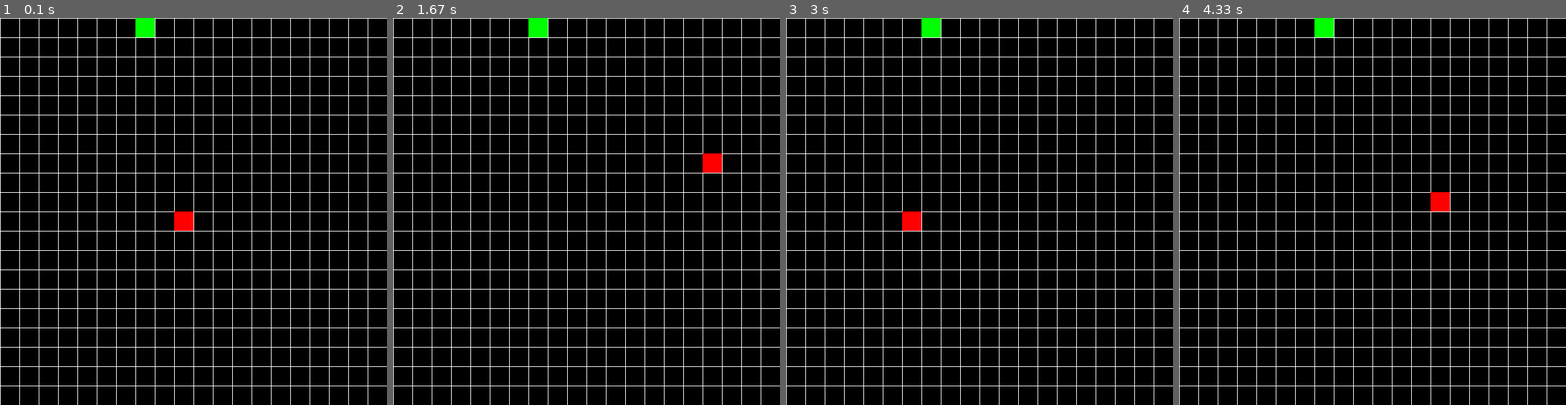
Above: before the commit, frames 1-4 (left to right).
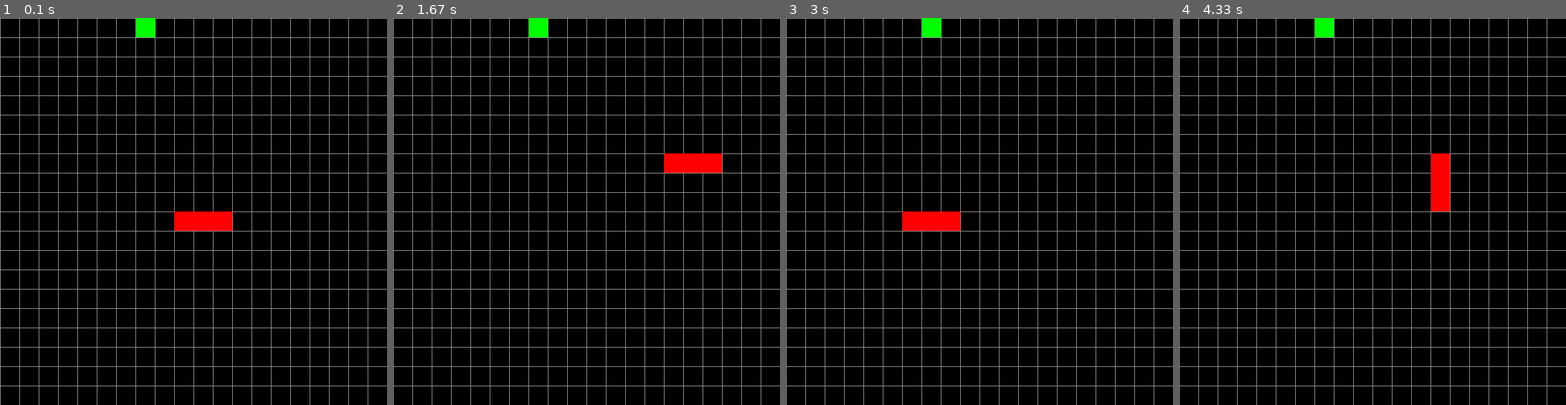
Above: after the commit, the same moments.

Repository: AlexandreEDMOND/q_learning_snake
Game: pygame game, started from main.py
Two runs of this game, one before a commit and one after it. Both use one fixed random seed, a clock stepped at 60 frames per second and the inputs below.
Inputs:
- Up to frame 1 (0.1 s): no input
- Up to frame 2 (1.67 s): hold Right 0.33-0.8 s; hold Up 0.83-1.13 s; hold Right 1.17-1.63 s
- Up to frame 3 (3 s): hold Left 1.67-2.2 s; hold Down 2.23-2.53 s; hold Left 2.57-2.97 s
- Up to frame 4 (4.33 s): hold Up 3-3.37 s; hold Right 3.4-4.03 s; hold Down from 4.07 s (still down)

The runs differ from the first frame. In frame 1, 7.0% of the frame differs, in the area x 0-100%, y 0-100%; in frame 2, 7.0%; in frame 3, 7.0%; in frame 4, 7.0%.

Commit message:
Ajout collision mur + Mouvement Fruit

Diff:
--- a/affichage_pygame.py
+++ b/affichage_pygame.py
@@ -44,6 +44,6 @@
 
 def affichage_quadrillage(screen):
     for i in range(NMBRE_CASE_Y):
-        pygame.draw.line(screen, (255, 255, 255), (0, i*LONG_CASE_Y), (SIZE_SCREEN[0], i*LONG_CASE_Y), 1)
+        pygame.draw.line(screen, COLOR_QUADRILLAGE, (0, i*LONG_CASE_Y), (SIZE_SCREEN[0], i*LONG_CASE_Y), 1)
     for i in range(NMBRE_CASE_X):
-        pygame.draw.line(screen, (255, 255, 255), (i*LONG_CASE_X, 0), (i*LONG_CASE_X, SIZE_SCREEN[1]), 1)
+        pygame.draw.line(screen, COLOR_QUADRILLAGE, (i*LONG_CASE_X, 0), (i*LONG_CASE_X, SIZE_SCREEN[1]), 1)
--- a/constants.py
+++ b/constants.py
@@ -7,4 +7,6 @@
 LONG_CASE_X = SIZE_SCREEN[0]//NMBRE_CASE_X
 LONG_CASE_Y = SIZE_SCREEN[1]//NMBRE_CASE_Y
 
+COLOR_QUADRILLAGE = (150, 150, 150)
+
 FPS = 10
--- a/food.py
+++ b/food.py
@@ -8,5 +8,9 @@
         self.y = randint(0, NMBRE_CASE_Y - 1)
         self.color = (0, 255, 0)
 
+    def change_position(self):
+        self.x = randint(0, NMBRE_CASE_X - 1)
+        self.y = randint(0, NMBRE_CASE_Y - 1)
+
 def affichage_food(screen, food):
     pygame.draw.rect(screen, food.color, pygame.Rect(food.x*LONG_CASE_X, food.y*LONG_CASE_Y, LONG_CASE_X, LONG_CASE_Y))
--- a/game.py
+++ b/game.py
@@ -4,6 +4,10 @@
 
 class Game:
 
-    def __init__(self):
+    def __init__(self, w=SIZE_SCREEN[0], h=SIZE_SCREEN[1]):
+        self.w = w
+        self.h = h
+        self.screen = pygame.display.set_mode((w, h))
+        pygame.display.set_caption('Snake')
         self.snake = Snake()
         self.food = Food()
--- a/snake.py
+++ b/snake.py
@@ -16,8 +16,8 @@
 class Snake:
 
     def __init__(self):
-        self.list_body = [Body(10, 10)]
-        self.longueur = 1
+        self.list_body = [Body(10, 10), Body(11, 10), Body(12, 10)]
+        self.longueur = 3
         self.direction = 0
 
     def movement(self, food):
@@ -43,6 +43,10 @@
             last_body = self.list_body[-1]
             self.list_body.append(Body(last_body.x, last_body.y))
             self.longueur += 1
+            food.change_position()
+
+        if self.list_body[0].x == -1 or self.list_body[0].x >= NMBRE_CASE_X or self.list_body[0].y == -1 or self.list_body[0].y >= NMBRE_CASE_Y:
+            self.__init__()
 
     def actualisation_direction(self, keys):
         if keys[pygame.K_LEFT]:
--- /dev/null
+++ b/test_perso.py
@@ -0,0 +1,14 @@
+
+taille_tableau = 10
+
+tableau = []
+for i in range(taille_tableau):
+    tableau.append([])
+    for j in range(taille_tableau):
+        tableau[i].append([])
+
+for i in range(taille_tableau):
+    for j in range(taille_tableau):
+        tableau[i][j].append(i*j)
+
+print(tableau)
